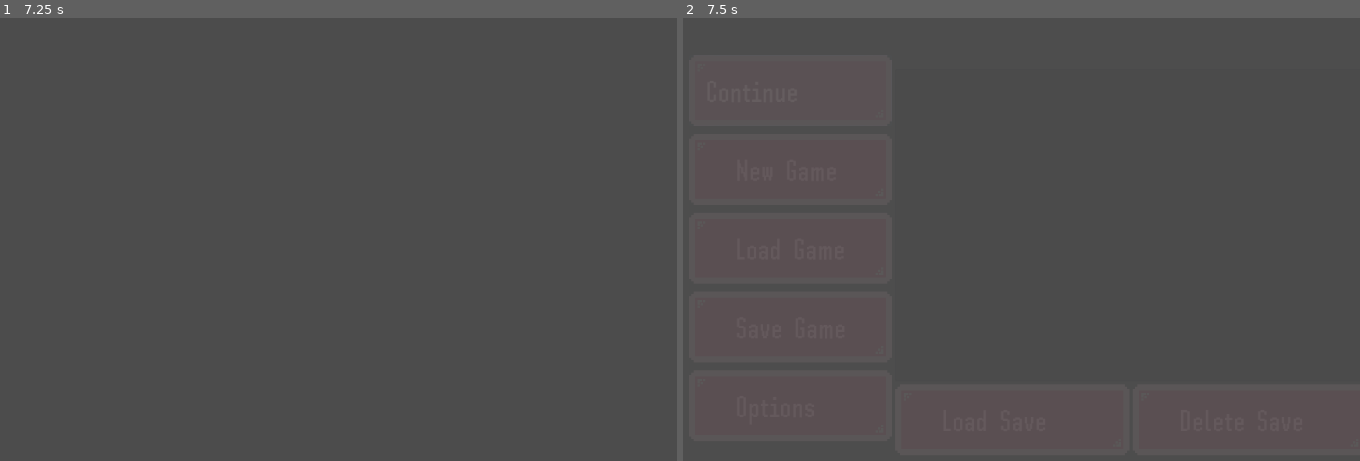
Above: before the commit, frames 1-2 (left to right).
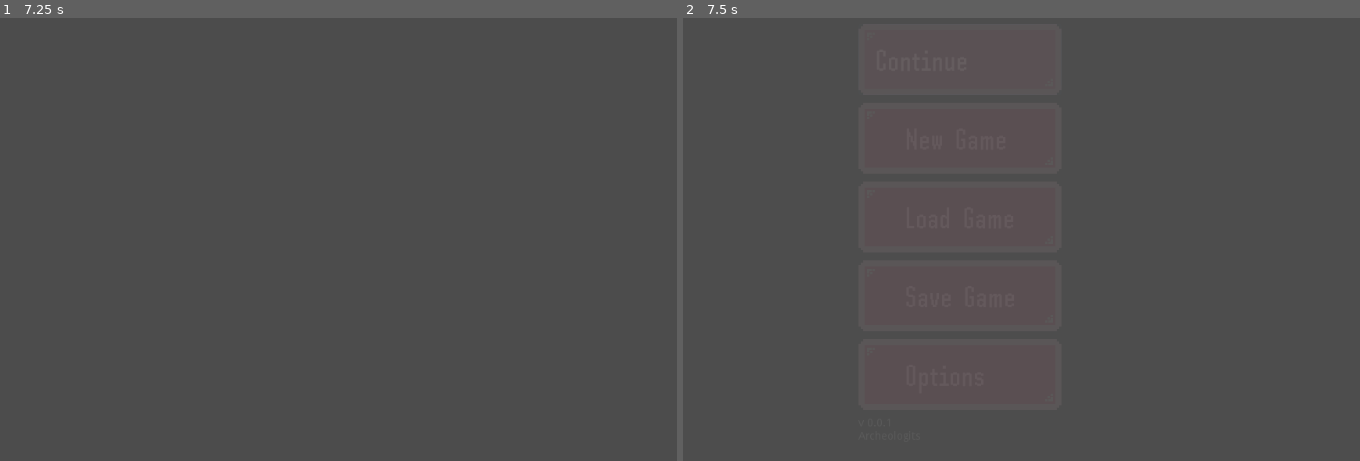
Above: after the commit, the same moments.

Repository: Archeologits/GMTK-GJ-21
Game: Godot game, scene res://Main.tscn
The game is run twice, just before and just after one commit, with the same random seed, the same clock (stepped at 60 frames per second) and the same inputs.
Inputs (mouse positions are in pixels of both pictures, inside the frame that each line leads up to):
- Up to frame 1 (7.25 s): click "Load Game" at 0.5 s; click "Load Game" at 1.25 s; click (379, 390) at 2 s, where only the run after the commit has a clickable "Back"; click "Save Game" at 2.75 s; click "Save Game" at 3.5 s; click (108, 407) at 4.25 s, where only the run before the commit has a clickable "Options"; click (331, 421) at 5 s, where only the run before the commit has a clickable "Load Save"; click "New Game" at 5.75 s; click "New Game" at 6.5 s
- Up to frame 2 (7.5 s): click "Continue" at 7.25 s

Frame 1 is identical in both runs. In frame 2, 0.4% of the frame differs, in the area x 32-49%, y 11-82%.
Error after the commit: Invalid set index 'window_title' (on base: 'null instance') with value of type 'String'. (res://gui/PauseMenu.gd:110)

Commit message:
push_menu_improved

Diff:
--- a/gui/PauseMenu.gd
+++ b/gui/PauseMenu.gd
@@ -2,8 +2,23 @@
 class_name PauseMenu
 
 # Member variables
-const SAVE_PATH = "user://saves/"
+const SAVE_PATH : String = "user://saves/"
+const MAX_SAVE_COUNT : int = 5
+
 onready var animation_player : AnimationPlayer = $AnimationPlayer
+# buttons contains the main buttons: Continue, NewGame, LoadGame, SaveGame, Options
+onready var buttons : VBoxContainer = $MainMenu/HBox/Buttons
+# list contains a list of save files and three buttons: ActionButton, Delete, Back
+onready var list : CenterContainer = $MainMenu/HBox/Savefiles
+# action_button will either load or save file depending on the mode (see below)
+onready var action_button : Button = $MainMenu/HBox/Savefiles/VBox/Buttons/ActionButton
+# savefile_list contains a list of save files
+onready var savefile_list : ItemList = $MainMenu/HBox/Savefiles/VBox/ItemList
+# confirmation dialog is used to warn the user about irreversible changes
+onready var confirm_dialog : ConfirmationDialog = $ConfirmationDialog
+
+# mode determines the action executed by the action_button
+var mode : String = "Save Game"
 
 var data = {"a": 2}
 
@@ -12,12 +27,6 @@
   pause_mode = PAUSE_MODE_PROCESS
   animation_player.play("stop")
 
-func _on_unload_scene(delay : float = 0.5) -> void:
-  animation_player.play("fade")
-
-func _on_scene_loaded() -> void:
-  animation_player.play_backwards("fade")
-
 func _input(event : InputEvent) -> void:
   if event.is_action_pressed("ui_cancel"):
     get_tree().paused = !get_tree().paused # toggle pause status
@@ -25,6 +34,8 @@
       animation_player.play("fade")
     else:
       animation_player.play_backwards("fade")
+      yield(animation_player, "animation_finished")
+      _show_buttons() # show buttons after the animation finishes
 
 func _continue() -> void:
   get_tree().paused = false
@@ -33,26 +44,75 @@
 func _new_game() -> void:
   pass
 
-func _load_game() -> void:
+func _options() -> void:
+  pass
+
+func _show_load_list() -> void:
+  # Show list with save files and rename action button to "Load Game"
+  _show_list("Load Game")
+
+func _show_save_list() -> void:
+  # Show list with save files and rename action button to "Save Game"
+  _show_list("Save Game")
+  savefile_list.add_item("[New Save File]")
+
+func _execute_action() -> void:
+  # Load game or save file depending on the mode of the action_button
+  var indices = savefile_list.get_selected_items()
+  var save_file : String
+  for idx in indices:
+    save_file = savefile_list.get_item_text(idx)
+  match mode:
+    "Save Game":
+      _save_game(save_file)
+    "Load Game":
+      _load_game(save_file)
+
+func _show_list(new_mode : String) -> void:
+  # Show list with save files
+  list.visible = true
+  buttons.visible = false
+  mode = new_mode
+  action_button.text = mode
+  _show_files()
+
+func _show_files() -> void:
+  savefile_list.clear()               # Clear the item list
+  var dir = Directory.new()
+  if !dir.dir_exists(SAVE_PATH):  # Create save directory if it doesn't exist
+    dir.make_dir(SAVE_PATH)
+
+  dir.open(SAVE_PATH)
+  dir.list_dir_begin(true, true)  # Skip_navigational and skip_hidden
+  var file = dir.get_next()
+  while file != "":
+    if file.ends_with(".dat"):
+      savefile_list.add_item(file.replace(".dat", ""))
+      file = dir.get_next()
+
+func _show_buttons() -> void:
+  list.visible = false
+  buttons.visible = true
+
+func _load_game(file_name : String) -> void:
+  var filepath = SAVE_PATH + file_name + ".dat"
+  # Warn users that unsaved progress will be lost
   var file = File.new()
-  var error = file.open_encrypted_with_pass(SAVE_PATH, File.READ, "pass")
-  if error == OK:
+  if file.open_encrypted_with_pass(filepath, File.READ, "pass") == OK:
     data = file.get_var()
     file.close()
     print(data.a)
 
-func _save_game() -> void:
+func _save_game(file_name : String) -> void:
+  var filepath = SAVE_PATH + file_name + ".dat"
   var dir = Directory.new()
-  if !dir.dir_exists(SAVE_PATH):
-    dir.make_dir_recursive(SAVE_PATH)
+  if dir.file_exists(filepath):  # Ask user if they want to overwrite
+    confirm_dialog.window_title = "Are you sure you want to overwrite " + file_name + "?"
+    confirm_dialog.show()
+    yield(confirm_dialog, "confirmed")
+  else: # Ask user for the filename
+    pass
   var file = File.new()
-  var error = file.open_encrypted_with_pass(SAVE_PATH, File.WRITE, "pass")
-  if error == OK:
+  if file.open_encrypted_with_pass(filepath, File.WRITE, "pass") == OK:
     file.store_var(data)
     file.close()
-
-func _options() -> void:
-  pass
-# Called every frame. 'delta' is the elapsed time since the previous frame.
-#func _process(delta):
-#  pass
--- a/gui/PauseMenu.tscn
+++ b/gui/PauseMenu.tscn
@@ -50,134 +50,129 @@
 }
 
 [node name="MainMenu" type="MarginContainer" parent="."]
-margin_right = 1208.0
-margin_bottom = 675.0
+margin_right = 1024.0
+margin_bottom = 600.0
 theme = ExtResource( 1 )
-custom_constants/margin_right = 20
-custom_constants/margin_top = 10
-custom_constants/margin_left = 10
-custom_constants/margin_bottom = 10
+custom_constants/margin_right = 5
+custom_constants/margin_top = 5
+custom_constants/margin_left = 5
+custom_constants/margin_bottom = 5
 __meta__ = {
 "_edit_use_anchors_": false
 }
 
-[node name="HBoxContainer" type="HBoxContainer" parent="MainMenu"]
-margin_left = 10.0
-margin_top = 10.0
-margin_right = 1188.0
-margin_bottom = 665.0
+[node name="HBox" type="HBoxContainer" parent="MainMenu"]
+margin_left = 5.0
+margin_top = 5.0
+margin_right = 1019.0
+margin_bottom = 595.0
 mouse_filter = 0
 alignment = 1
 
-[node name="VBoxContainer" type="VBoxContainer" parent="MainMenu/HBoxContainer"]
-margin_left = 155.0
-margin_right = 415.0
-margin_bottom = 655.0
-custom_constants/separation = 5
-
-[node name="VBoxContainer" type="VBoxContainer" parent="MainMenu/HBoxContainer/VBoxContainer"]
-margin_right = 260.0
-margin_bottom = 619.0
+[node name="Buttons" type="VBoxContainer" parent="MainMenu/HBox"]
+margin_left = 123.0
+margin_right = 383.0
+margin_bottom = 590.0
 size_flags_vertical = 3
 custom_constants/separation = 10
 alignment = 1
 
-[node name="Continue" type="Button" parent="MainMenu/HBoxContainer/VBoxContainer/VBoxContainer"]
-margin_top = 62.0
+[node name="Continue" type="Button" parent="MainMenu/HBox/Buttons"]
+margin_top = 27.0
 margin_right = 260.0
-margin_bottom = 153.0
+margin_bottom = 118.0
 text = "Continue"
 align = 0
 __meta__ = {
 "_edit_use_anchors_": false
 }
 
-[node name="NewGame" type="Button" parent="MainMenu/HBoxContainer/VBoxContainer/VBoxContainer"]
-margin_top = 163.0
+[node name="NewGame" type="Button" parent="MainMenu/HBox/Buttons"]
+margin_top = 128.0
 margin_right = 260.0
-margin_bottom = 254.0
+margin_bottom = 219.0
 text = "New Game"
 align = 0
 __meta__ = {
 "_edit_use_anchors_": false
 }
 
-[node name="LoadGame" type="Button" parent="MainMenu/HBoxContainer/VBoxContainer/VBoxContainer"]
-margin_top = 264.0
+[node name="LoadGame" type="Button" parent="MainMenu/HBox/Buttons"]
+margin_top = 229.0
 margin_right = 260.0
-margin_bottom = 355.0
+margin_bottom = 320.0
 text = "Load Game"
 align = 0
 __meta__ = {
 "_edit_use_anchors_": false
 }
 
-[node name="SaveGame" type="Button" parent="MainMenu/HBoxContainer/VBoxContainer/VBoxContainer"]
-margin_top = 365.0
+[node name="SaveGame" type="Button" parent="MainMenu/HBox/Buttons"]
+margin_top = 330.0
 margin_right = 260.0
-margin_bottom = 456.0
+margin_bottom = 421.0
 text = "Save Game"
 align = 0
 __meta__ = {
 "_edit_use_anchors_": false
 }
 
-[node name="Options" type="Button" parent="MainMenu/HBoxContainer/VBoxContainer/VBoxContainer"]
-margin_top = 466.0
+[node name="Options" type="Button" parent="MainMenu/HBox/Buttons"]
+margin_top = 431.0
 margin_right = 260.0
-margin_bottom = 557.0
+margin_bottom = 522.0
 text = "Options"
 align = 0
 __meta__ = {
 "_edit_use_anchors_": false
 }
 
-[node name="Version" type="Label" parent="MainMenu/HBoxContainer/VBoxContainer"]
-margin_top = 624.0
+[node name="Version" type="Label" parent="MainMenu/HBox/Buttons"]
+margin_top = 532.0
 margin_right = 260.0
-margin_bottom = 655.0
+margin_bottom = 563.0
 text = "v 0.0.1
 Archeologits"
 
-[node name="CenterContainer" type="CenterContainer" parent="MainMenu/HBoxContainer"]
-margin_left = 419.0
-margin_right = 1023.0
-margin_bottom = 655.0
+[node name="Savefiles" type="CenterContainer" parent="MainMenu/HBox"]
+margin_left = 387.0
+margin_right = 891.0
+margin_bottom = 590.0
 
-[node name="VBoxContainer" type="VBoxContainer" parent="MainMenu/HBoxContainer/CenterContainer"]
-margin_top = 80.0
-margin_right = 604.0
-margin_bottom = 575.0
+[node name="VBox" type="VBoxContainer" parent="MainMenu/HBox/Savefiles"]
+margin_top = 47.0
+margin_right = 504.0
+margin_bottom = 542.0
 
-[node name="ItemList" type="ItemList" parent="MainMenu/HBoxContainer/CenterContainer/VBoxContainer"]
-margin_right = 604.0
+[node name="ItemList" type="ItemList" parent="MainMenu/HBox/Savefiles/VBox"]
+margin_right = 504.0
 margin_bottom = 400.0
 rect_min_size = Vector2( 500, 400 )
 
-[node name="HBoxContainer" type="HBoxContainer" parent="MainMenu/HBoxContainer/CenterContainer/VBoxContainer"]
+[node name="Buttons" type="HBoxContainer" parent="MainMenu/HBox/Savefiles/VBox"]
 margin_top = 404.0
-margin_right = 604.0
+margin_right = 504.0
 margin_bottom = 495.0
 __meta__ = {
 "_edit_use_anchors_": false
 }
 
-[node name="NewGame" type="Button" parent="MainMenu/HBoxContainer/CenterContainer/VBoxContainer/HBoxContainer"]
-margin_right = 300.0
+[node name="ActionButton" type="Button" parent="MainMenu/HBox/Savefiles/VBox/Buttons"]
+margin_right = 250.0
 margin_bottom = 91.0
-rect_min_size = Vector2( 300, 0 )
-text = "Load Save"
+rect_min_size = Vector2( 250, 0 )
+text = "Action"
 align = 0
 __meta__ = {
 "_edit_use_anchors_": false
 }
 
-[node name="NewGame2" type="Button" parent="MainMenu/HBoxContainer/CenterContainer/VBoxContainer/HBoxContainer"]
-margin_left = 304.0
-margin_right = 604.0
+[node name="BackButton" type="Button" parent="MainMenu/HBox/Savefiles/VBox/Buttons"]
+margin_left = 254.0
+margin_right = 504.0
 margin_bottom = 91.0
-rect_min_size = Vector2( 300, 0 )
-text = "Delete Save"
+rect_min_size = Vector2( 250, 0 )
+text = "Back"
 align = 0
 __meta__ = {
 "_edit_use_anchors_": false
@@ -188,105 +183,10 @@
 anims/fade = SubResource( 1 )
 anims/stop = SubResource( 2 )
 
-[node name="OptionsMenu" type="MarginContainer" parent="."]
-visible = false
-margin_right = 1600.0
-margin_bottom = 900.0
-custom_constants/margin_right = 120
-custom_constants/margin_top = 40
-custom_constants/margin_left = 120
-custom_constants/margin_bottom = 40
-__meta__ = {
-"_edit_use_anchors_": false
-}
-
-[node name="HBoxContainer" type="HBoxContainer" parent="OptionsMenu"]
-margin_left = 120.0
-margin_top = 40.0
-margin_right = 1480.0
-margin_bottom = 860.0
-mouse_filter = 0
-alignment = 1
-
-[node name="VBoxContainer" type="VBoxContainer" parent="OptionsMenu/HBoxContainer"]
-margin_right = 537.0
-margin_bottom = 820.0
-custom_constants/separation = 5
-
-[node name="Logo" type="TextureRect" parent="OptionsMenu/HBoxContainer/VBoxContainer"]
-margin_right = 537.0
-margin_bottom = 129.0
-stretch_mode = 3
-
-[node name="VBoxContainer" type="VBoxContainer" parent="OptionsMenu/HBoxContainer/VBoxContainer"]
-margin_top = 134.0
-margin_right = 537.0
-margin_bottom = 656.0
-size_flags_vertical = 3
-custom_constants/separation = 20
-alignment = 1
-
-[node name="FullScreen" type="CheckButton" parent="OptionsMenu/HBoxContainer/VBoxContainer/VBoxContainer"]
-margin_top = 44.0
-margin_right = 537.0
-margin_bottom = 130.0
-text = "Full Screen"
-
-[node name="NewGame" type="HSlider" parent="OptionsMenu/HBoxContainer/VBoxContainer/VBoxContainer"]
-margin_top = 150.0
-margin_right = 537.0
-margin_bottom = 166.0
-
-[node name="LoadGame" type="Button" parent="OptionsMenu/HBoxContainer/VBoxContainer/VBoxContainer"]
-margin_top = 186.0
-margin_right = 537.0
-margin_bottom = 270.0
-text = "Load Game"
-align = 0
-__meta__ = {
-"_edit_use_anchors_": false
-}
-
-[node name="SaveGame" type="Button" parent="OptionsMenu/HBoxContainer/VBoxContainer/VBoxContainer"]
-margin_top = 290.0
-margin_right = 537.0
-margin_bottom = 374.0
-text = "Save Game"
-align = 0
-__meta__ = {
-"_edit_use_anchors_": false
-}
-
-[node name="Options" type="Button" parent="OptionsMenu/HBoxContainer/VBoxContainer/VBoxContainer"]
-margin_top = 394.0
-margin_right = 537.0
-margin_bottom = 478.0
-text = "Options"
-align = 0
-__meta__ = {
-"_edit_use_anchors_": false
-}
-
-[node name="Version" type="Label" parent="OptionsMenu/HBoxContainer/VBoxContainer"]
-margin_top = 661.0
-margin_right = 537.0
-margin_bottom = 820.0
-text = "v 0.0.1
-Archeologits"
-
-[node name="CenterContainer" type="CenterContainer" parent="OptionsMenu/HBoxContainer"]
-margin_left = 541.0
-margin_right = 1360.0
-margin_bottom = 820.0
-size_flags_horizontal = 3
-size_flags_vertical = 3
-
-[node name="Characters" type="TextureRect" parent="OptionsMenu/HBoxContainer/CenterContainer"]
-margin_left = 409.0
-margin_top = 410.0
-margin_right = 409.0
-margin_bottom = 410.0
-stretch_mode = 3
-
-[connection signal="pressed" from="MainMenu/HBoxContainer/VBoxContainer/VBoxContainer/Continue" to="." method="_continue"]
-[connection signal="pressed" from="OptionsMenu/HBoxContainer/VBoxContainer/VBoxContainer/FullScreen" to="." method="_continue"]
+[connection signal="pressed" from="MainMenu/HBox/Buttons/Continue" to="." method="_continue"]
+[connection signal="pressed" from="MainMenu/HBox/Buttons/NewGame" to="." method="_new_game"]
+[connection signal="pressed" from="MainMenu/HBox/Buttons/LoadGame" to="." method="_show_load_list"]
+[connection signal="pressed" from="MainMenu/HBox/Buttons/SaveGame" to="." method="_show_save_list"]
+[connection signal="pressed" from="MainMenu/HBox/Buttons/Options" to="." method="_options"]
+[connection signal="pressed" from="MainMenu/HBox/Savefiles/VBox/Buttons/ActionButton" to="." method="_execute_action"]
+[connection signal="pressed" from="MainMenu/HBox/Savefiles/VBox/Buttons/BackButton" to="." method="_show_buttons"]
